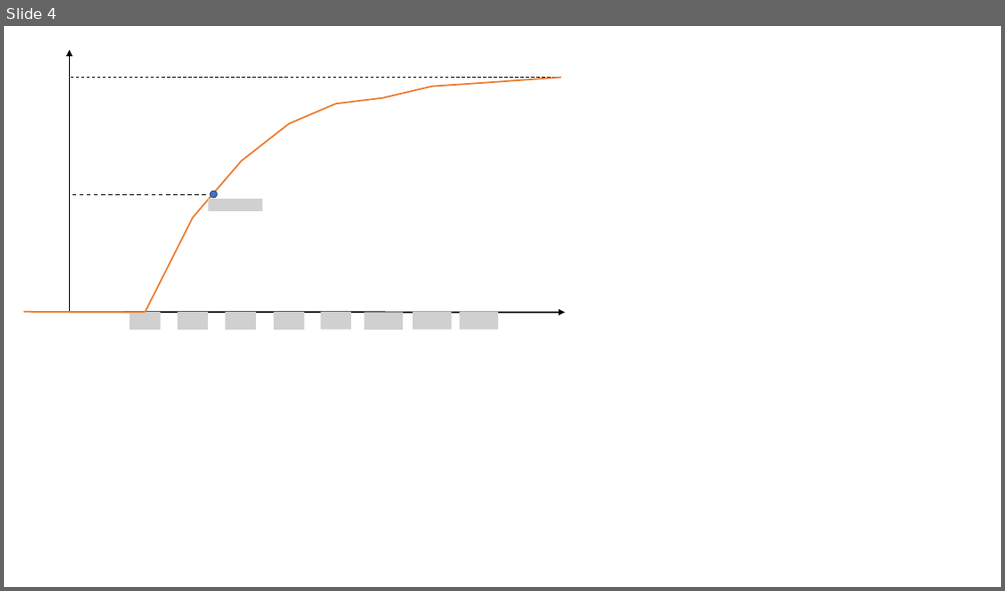
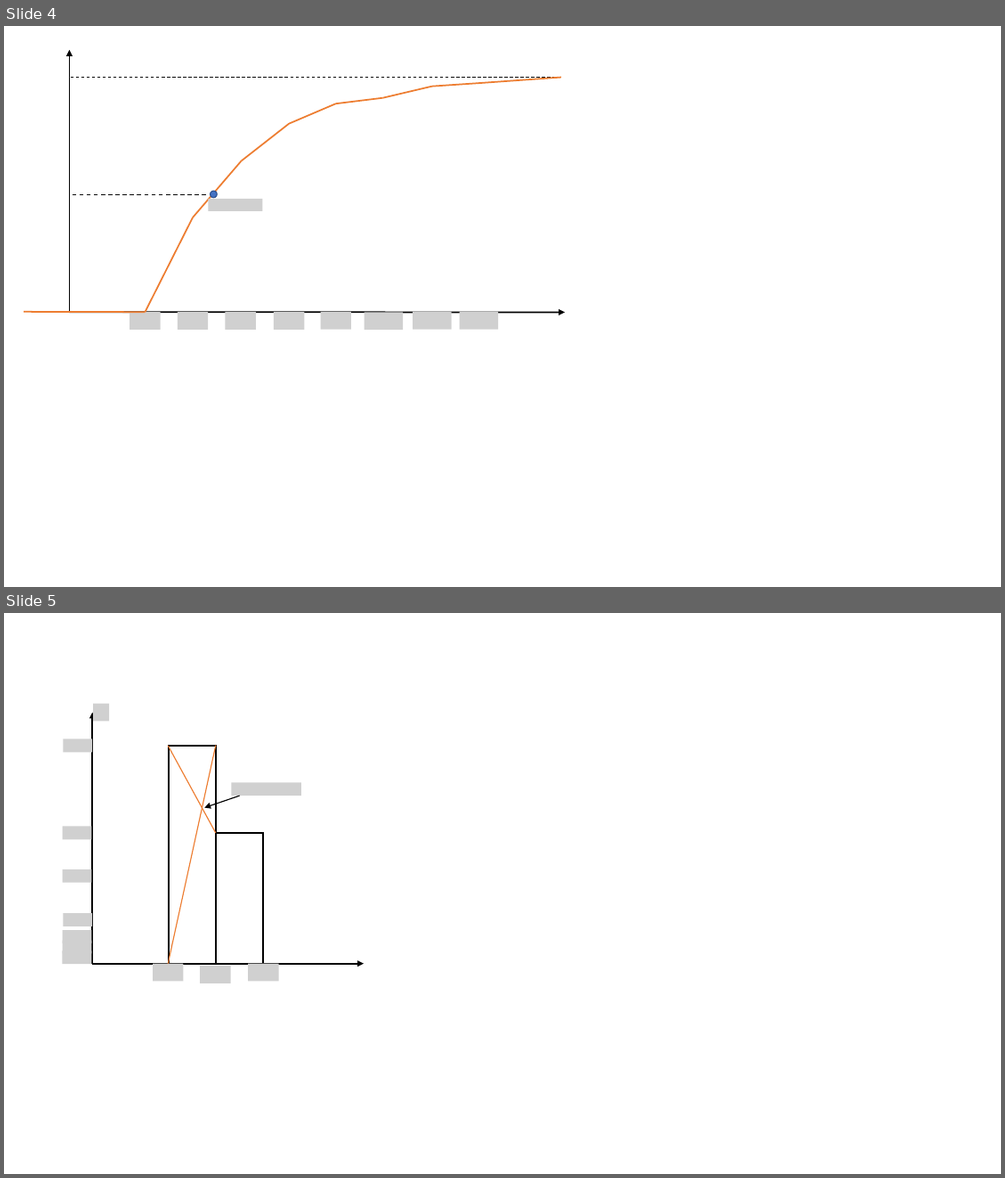
Before and after one commit to OleksandrVahin/Math-statistics, a slide deck: Lab1/Illustrations.pptx. Shown one above the other, each under a label of ours: slide 4 before the commit, slides 4 and 5 after it. The pictures are 1005x591 and 1005x1178 pixels, drawn with LibreOffice and Linux fonts; fonts in the diff are those of the drawing; grey boxes stand for pictures; background and template pictures are left out. Boxes give left, top, right and bottom in pixels: in the first picture for what was removed or moved away, otherwise in the second. Text is boxed around its words. In the diff, an @@ line names an element or a change of style, - is before the commit and + after.

```diff
--- a/Lab1/Illustrations.pptx
+++ b/Lab1/Illustrations.pptx
@@ slide 5 added at [4,613,1001,1174], background #FFFFFF @@
@@ arrow added from (92, 964) to (92, 713), #000000 1.5 pt @@
@@ picture added at [93,704,109,722] @@
@@ picture added at [63,738,92,752] @@
@@ line added from (168, 746) to (216, 833), #ED7D31 1 pt @@
@@ line added from (216, 746) to (168, 964), #ED7D31 1 pt @@
@@ rectangle added at [169,746,217,964], outline #000000 1.5 pt @@
@@ arrow added from (240, 795) to (204, 807), #000000 1 pt @@
@@ picture added at [231,783,301,796] @@
@@ picture added at [63,826,91,840] @@
@@ rectangle added at [216,833,264,964], outline #000000 1.5 pt @@
@@ picture added at [63,869,91,883] @@
@@ picture added at [63,913,92,926] @@
@@ picture added at [63,930,91,943] @@
@@ picture added at [63,941,91,954] @@
@@ picture added at [63,950,91,964] @@
@@ arrow added from (92, 964) to (364, 964), #000000 1.5 pt @@
@@ picture added at [153,964,184,981] @@
@@ picture added at [200,966,231,984] @@
@@ picture added at [248,964,278,981] @@
```
Also in this commit, not shown: 2 slides changed.
